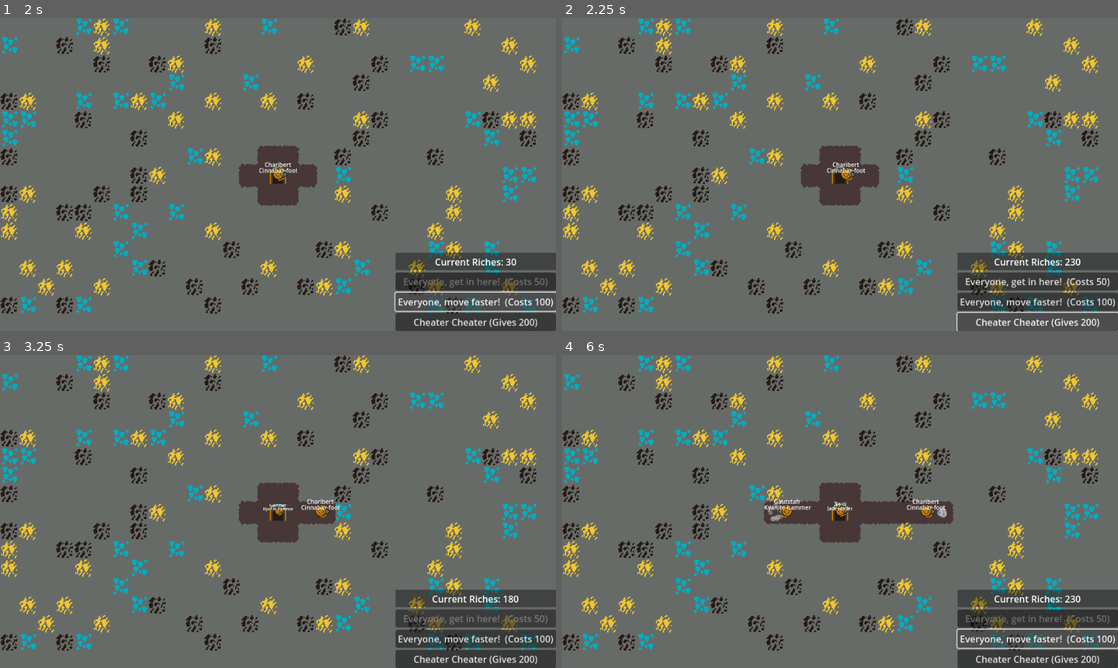
Above: before the commit, frames 1-4 (two rows, left to right).
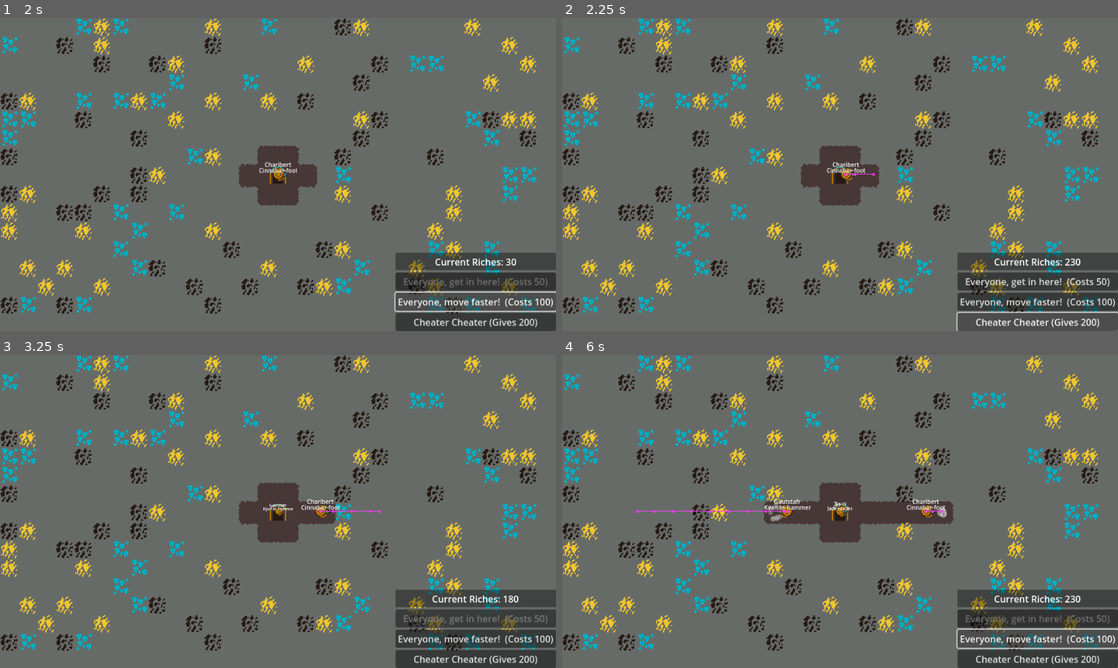
Above: after the commit, the same moments.

Repository: where-fore/dwarves
Game: Godot game, scene res://loose/main_game.tscn
The game is run twice, just before and just after one commit, with the same random seed, the same clock (stepped at 60 frames per second) and the same inputs.
Inputs:
- Up to frame 1 (2 s): click "Everyone, get in here! (Costs…" at 0.5 s; click "Everyone, move faster! (Costs…" at 1.25 s
- Up to frame 2 (2.25 s): click "Cheater Cheater (Gives 200)" at 2 s
- Up to frame 3 (3.25 s): click "Everyone, get in here! (Costs…" at 2.75 s
- Up to frame 4 (6 s): click "Everyone, move faster! (Costs…" at 3.5 s; click "Cheater Cheater (Gives 200)" at 4.25 s; click "Everyone, get in here! (Costs…" at 5 s; click "Everyone, move faster! (Costs…" at 5.75 s

Frame 1 is identical in both runs. In frame 2, less than 0.1% of the frame differs, in the area x 50-57%, y 49-51%; in frame 3, less than 0.1%; in frame 4, 0.1%, in the area x 13-69%, y 49-51%.

Commit message:
pathfinding adjustment

Diff:
--- a/project/loose/dwarf.gd
+++ b/project/loose/dwarf.gd
@@ -15,7 +15,7 @@
 
 var follow_cursor:bool = false
 
-var redirect_cooldown_reset:float = 12
+var redirect_cooldown_reset:float = 9
 var redirect_cooldown:float = 0
 
 var mining_cooldown_reset:float = 1.5
@@ -80,7 +80,7 @@
 			rotation_degrees = randi_range(0,360) # okay this is probably a bit too fast
 			name_label_positioner.global_rotation = 0
 			rotation_when_grabbed_cooldown = rotation_when_grabbed_cooldown_reset
-		return
+		return #breaks the function here
 
 	if redirect_cooldown <= 0:
 		redirect_cooldown = redirect_cooldown_reset
--- a/project/loose/dwarf.tscn
+++ b/project/loose/dwarf.tscn
@@ -42,6 +42,7 @@
 texture = ExtResource("2_t5v1m")
 
 [node name="NavigationAgent2D" type="NavigationAgent2D" parent="."]
+debug_enabled = true
 debug_use_custom = true
 debug_path_custom_color = Color(1, 0.21960784, 1, 1)
 
